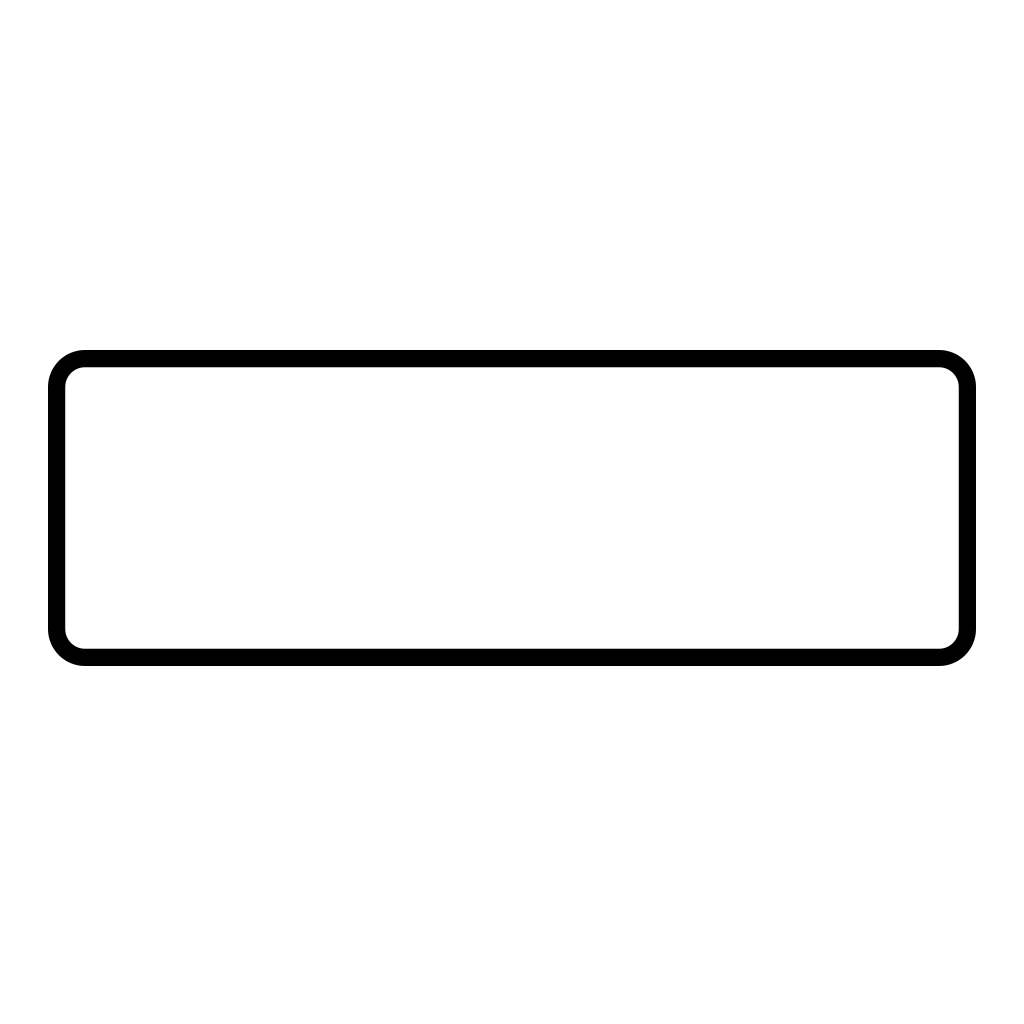
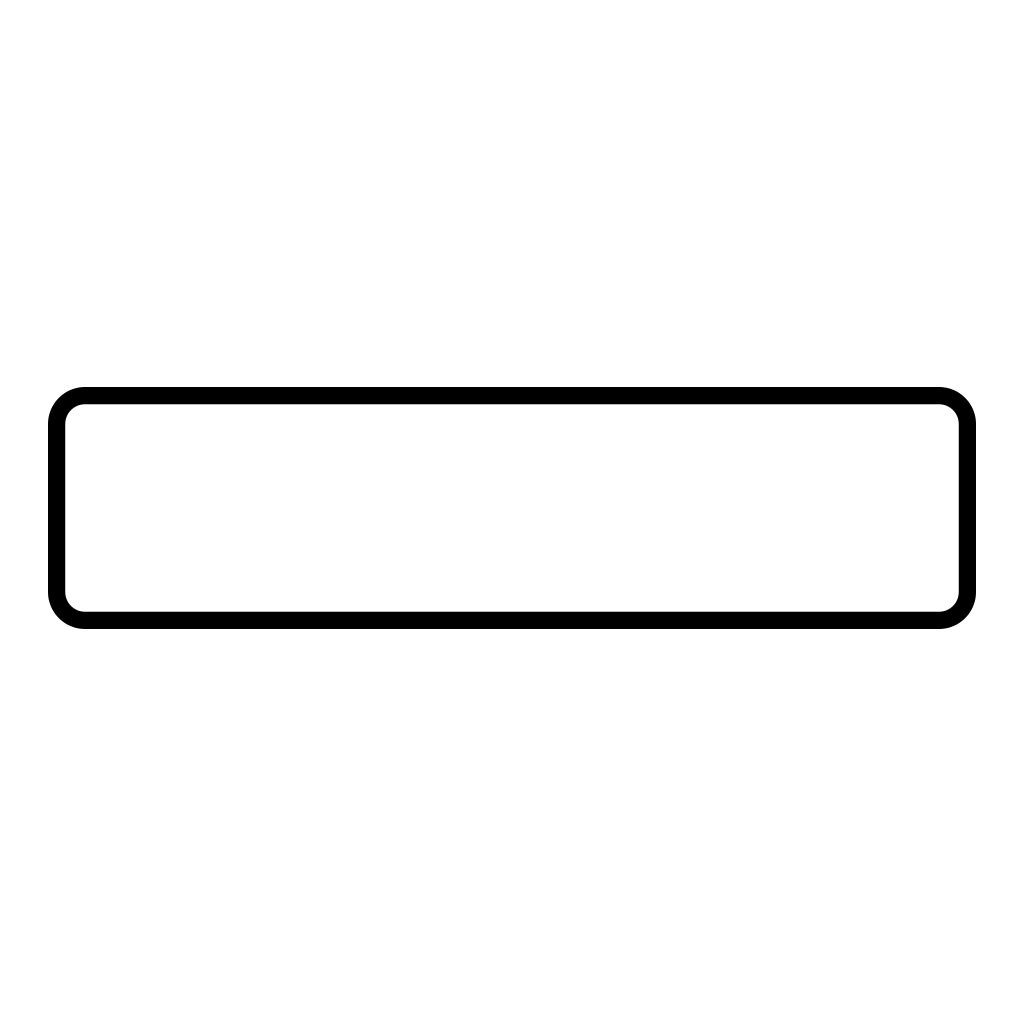
Before/after of a 1024px x 1024px layered artwork. What changed in the layer stack:
painted on "Rounded Rectangle 1" over bbox(48, 350, 976, 666)
